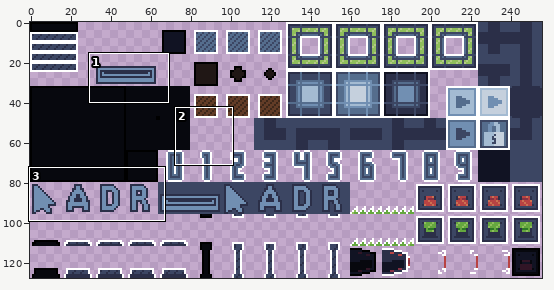
Edited in one commit: sprite sheet (Assets/Tilesets/off.png). Above: a wide view before the commit, with the close-up outlined.
Close-up. Earlier state:
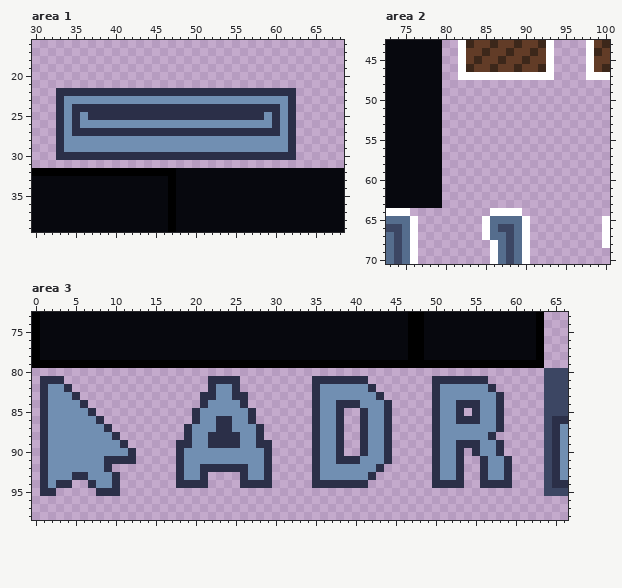
The file is 256x128 pixels. Shown: area 1: x 30..68, y 16..39; area 2: x 73..100, y 43..70; area 3: x 0..66, y 73..98.
New version:
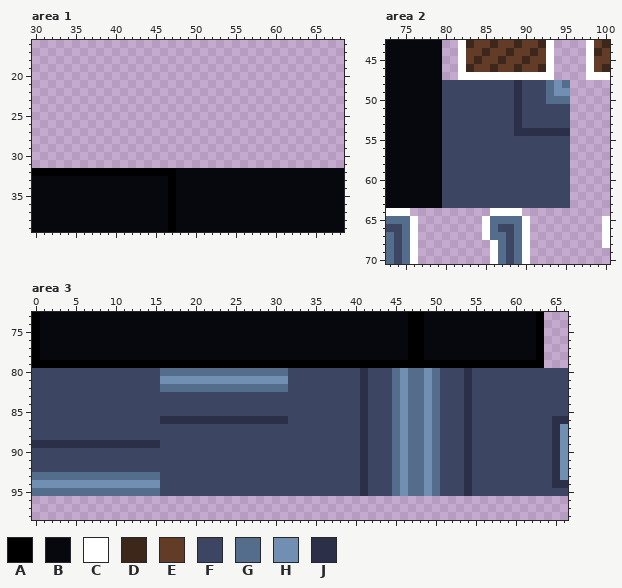
Palette (. is transparent): A #000000  B #07080e  C #ffffff  D #3c271a  E #623c27  F #3c4663  G #556d8d  H #718fb2  J #2b2f48
From old to new:
Area 1:
y 22: x 33..62 JJJJJJJJJJJJJJJJJJJJJJJJJJJJJJ -> ..............................
y 23: x 33..62 JHHHHHHHHHHHHHHHHHHHHHHHHHHHHJ -> ..............................
y 24: x 33..62 JHJJJJJJJJJJJJJJJJJJJJJJJJJJHJ -> ..............................
y 25: x 33..62 JHJHJJJJJJJJJJJJJJJJJJJJJJHJHJ -> ..............................
y 26: x 33..62 JHJHHHHHHHHHHHHHHHHHHHHHHHHJHJ -> ..............................
y 27: x 33..62 JHJJJJJJJJJJJJJJJJJJJJJJJJJJHJ -> ..............................
y 28..29: x 33..62 JHHHHHHHHHHHHHHHHHHHHHHHHHHHHJ -> ..............................
y 30: x 33..62 JJJJJJJJJJJJJJJJJJJJJJJJJJJJJJ -> ..............................
Area 2:
y 48: x 80..95 ................ -> FFFFFFFFFJFFFGHG
y 49: x 80..95 ................ -> FFFFFFFFFJFFFGHH
y 50: x 80..95 ................ -> FFFFFFFFFJFFFGGG
y 51..53: x 80..95 ................ -> FFFFFFFFFJFFFFFF
y 54: x 80..95 ................ -> FFFFFFFFFJJJJJJJ
y 55..63: x 80..95 ................ -> FFFFFFFFFFFFFFFF
Area 3:
y 80: x 0..63 ................................................................ -> FFFFFFFFFFFFFFFFGGGGGGGGGGGGGGGGFFFFFFFFFJFFFGHGGHGFFFJFFFFFFFFF
y 81: x 0..40 .JJJ..................JJJJ.........JJJJJJ -> FFFFFFFFFFFFFFFFHHHHHHHHHHHHHHHHFFFFFFFFF; x 42..53 ........JJJJ -> FFFGHGGHGFFF; x 55..63 JJ....... -> FFFFFFFFF
y 82: x 0..63 .JHHJ.................JHHJ.........JHHHHHHJ.......JHHHHHHJ...... -> FFFFFFFFFFFFFFFFGGGGGGGGGGGGGGGGFFFFFFFFFJFFFGHGGHGFFFJFFFFFFFFF
y 83: x 0..63 .JHHHJ...............JJHHJJ........JHHHHHHHJ......JHHHHHHHJ..... -> FFFFFFFFFFFFFFFFFFFFFFFFFFFFFFFFFFFFFFFFFJFFFGHGGHGFFFJFFFFFFFFF
y 84: x 0..53 .JHHHHJ..............JHHHHJ........JHHJJJHHHJ.....JHHJ -> FFFFFFFFFFFFFFFFFFFFFFFFFFFFFFFFFFFFFFFFFJFFFGHGGHGFFF; x 55..63 JHHJ..... -> FFFFFFFFF
y 85: x 0..40 .JHHHHHJ............JHHHHHHJ.......JHHJ.. -> FFFFFFFFFFFFFFFFFFFFFFFFFFFFFFFFFFFFFFFFF; x 42..63 HHJ.....JHHJ.JHHJ..... -> FFFGHGGHGFFFJFFFFFFFFF
y 86: x 0..19 .JHHHHHHJ........... -> FFFFFFFFFFFFFFFFJJJJ; x 21..22 HH -> JJ; x 25..26 HH -> JJ; x 28..40 .......JHHJ.. -> JJJJFFFFFFFFF; x 42..53 HHJ.....JHHJ -> FFFGHGGHGFFF; x 55..63 JHHJ..... -> FFFFFFFFF
y 87: x 0..40 .JHHHHHHHJ.........JHHHJJHHHJ......JHHJ.. -> FFFFFFFFFFFFFFFFFFFFFFFFFFFFFFFFFFFFFFFFF; x 42..63 HHJ.....JHHHHHHHJ..... -> FFFGHGGHGFFFJFFFFFFFFF
y 88: x 0..40 .JHHHHHHHHJ........JHHJJJJHHJ......JHHJ.. -> FFFFFFFFFFFFFFFFFFFFFFFFFFFFFFFFFFFFFFFFF; x 42..63 HHJ.....JHHHHHHJ...... -> FFFGHGGHGFFFJFFFFFFFFF
y 89: x 0 . -> J; x 2..10 HHHHHHHHH -> JJJJJJJJJ; x 12..40 ......JJHHJJJJHHJJ.....JHHJ.. -> JJJJFFFFFFFFFFFFFFFFFFFFFFFFF; x 42..53 HHJ.....JHHJ -> FFFGHGGHGFFF; x 55..63 JHHJ..... -> FFFFFFFFF
y 90: x 0..40 .JHHHHHHHHHHJ.....JHHHHHHHHHHJ.....JHHJ.. -> FFFFFFFFFFFFFFFFFFFFFFFFFFFFFFFFFFFFFFFFF; x 42..63 HHJ.....JHHJ.JHHJ..... -> FFFGHGGHGFFFJFFFFFFFFF
y 91: x 0..63 .JHHHHHHHJJJJ.....JHHHHHHHHHHJ.....JHHJJJHHHJ.....JHHJ..JHHJ.... -> FFFFFFFFFFFFFFFFFFFFFFFFFFFFFFFFFFFFFFFFFJFFFGHGGHGFFFJFFFFFFFFF
y 92: x 0..63 .JHHHHHHHJ........JHHJJJJJJHHJ.....JHHHHHHHJ......JHHJ..JHHJ.... -> FFFFFFFFFFFFFFFFFFFFFFFFFFFFFFFFFFFFFFFFFJFFFGHGGHGFFFJFFFFFFFFF
y 93: x 0..63 .JHHHJJHHHJ.......JHHJ....JHHJ.....JHHHHHHJ.......JHHJ..JHHJ.... -> GGGGGGGGGGGGGGGGFFFFFFFFFFFFFFFFFFFFFFFFFJFFFGHGGHGFFFJFFFFFFFFF
y 94: x 0..1 .J -> HH; x 3..7 JJ..J -> HHHHH; x 10..40 J.......JJJJ....JJJJ.....JJJJJJ -> HHHHHHFFFFFFFFFFFFFFFFFFFFFFFFF; x 42..63 ........JJJJ..JJJJ.... -> FFFGHGGHGFFFJFFFFFFFFF
y 95: x 0..63 .JJ.....JJJ..................................................... -> GGGGGGGGGGGGGGGGFFFFFFFFFFFFFFFFFFFFFFFFFJFFFGHGGHGFFFJFFFFFFFFF
Changed places in both close-ups, as pixel boxes (x1, y1, x2, y2):
erased: (56, 88, 296, 160)
added: (442, 80, 570, 208)
changed: (32, 368, 544, 496)
